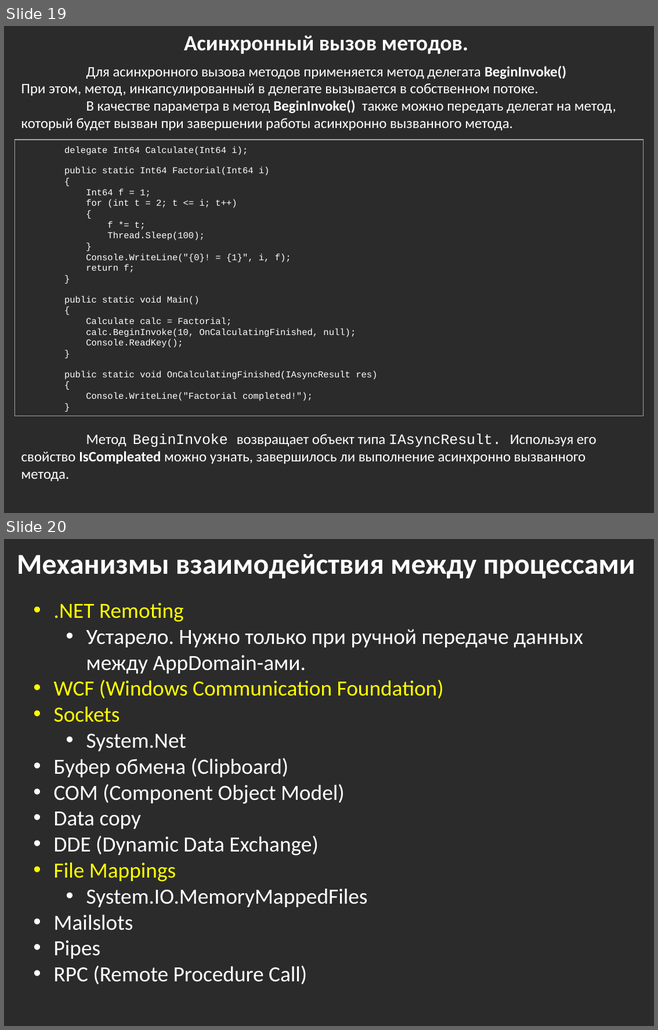
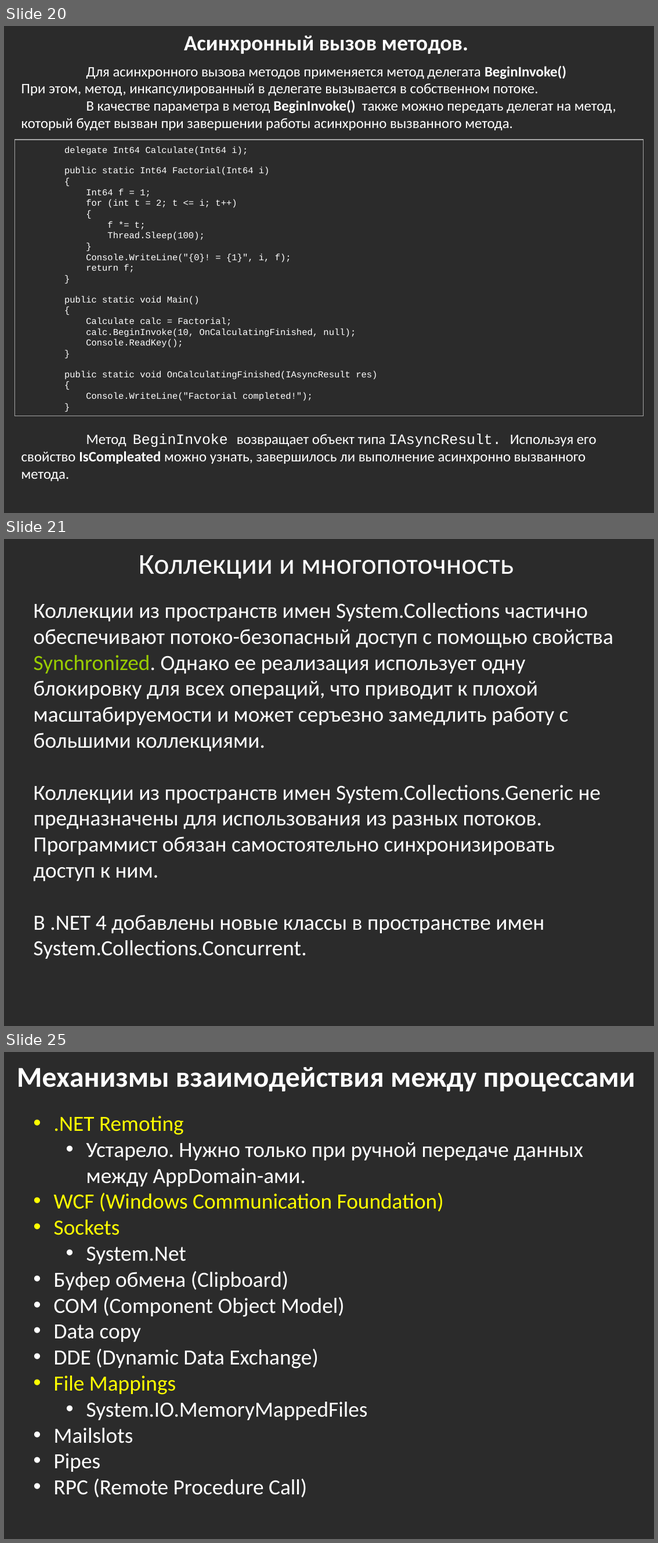
Before and after one commit to bazile/Training, a slide deck: Presentation/lesson-08.pptx. Shown one above the other, each under a label of ours: slides 19 and 20 before the commit, slides 20, 21 and 25 after it; the slides between them are not shown. The pictures are 658x1030 and 658x1543 pixels, drawn with LibreOffice and Linux fonts; fonts in the diff are those of the drawing; background and template pictures are left out; a plain dark background stands for a picture behind light text. Boxes give left, top, right and bottom in pixels: in the first picture for what was removed or moved away, otherwise in the second. Text is boxed around its words. In the diff, an @@ line names an element or a change of style, - is before the commit and + after.

```diff
--- a/Presentation/lesson-08.pptx
+++ b/Presentation/lesson-08.pptx
@@ slide 21 added at (x1=4, y1=539, x2=654, y2=1026), background picture (left out) @@
@@ text added at (x1=139, y1=555, x2=513, y2=578), 32 pt, text #FFFFFF @@
+Коллекции и многопоточность
@@ text added at (x1=34, y1=603, x2=613, y2=959), 24 pt, text #FFFFFF @@
+Коллекции из пространств имен System.Collections частично обеспечивают потоко-безопасный доступ с помощью свойства Synchronized. Однако ее реализация использует одну блокировку для всех операций, что приводит к плохой масштабируемости и может серъезно замедлить работу с большими коллекциями.
+Коллекции из пространств имен System.Collections.Generic не предназначены для использования из разных потоков. Программист обязан самостоятельно синхронизировать доступ к ним.
+В .NET 4 добавлены новые классы в пространстве имен System.Collections.Concurrent.
@@ what was slide 19 is now slide 20 @@
@@ what was slide 20 is now slide 25 @@
```
Also in this commit, not shown: 3 slides changed, 4 other slides added.
